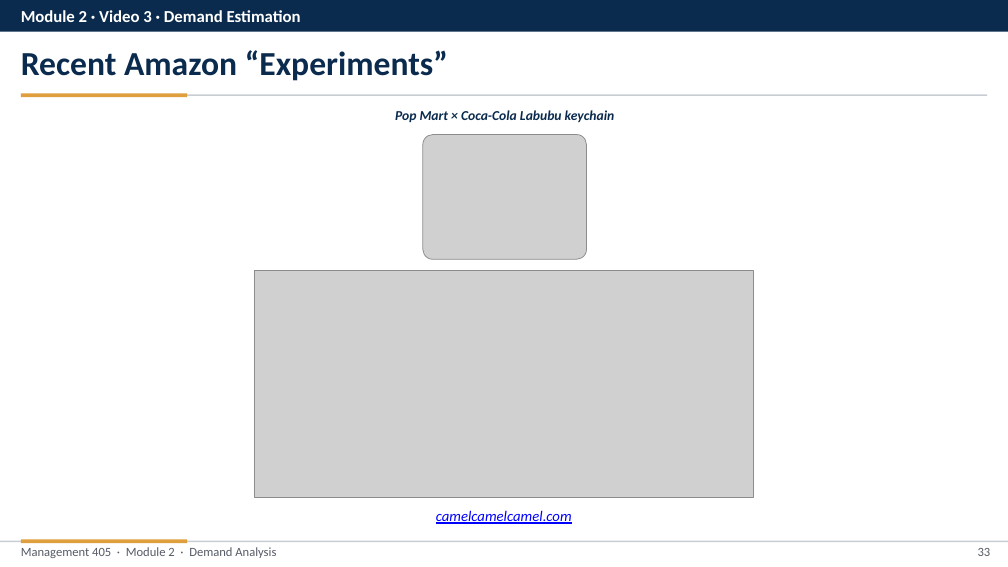
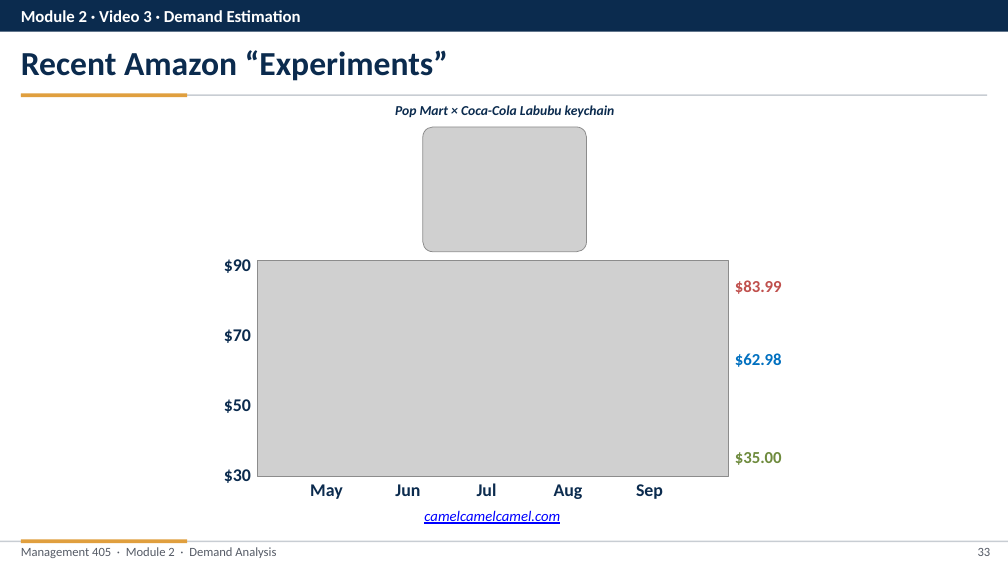
Before and after one commit to nvoigtla/Teaching, a slide deck: slide 33 of 405 Slide Revisions 2026/Module 2/Module 2 - Video Part Revised.pptx. Drawn at 1008x567 pixels with LibreOffice and Linux fonts; fonts in the diff are those of the drawing; grey boxes stand for pictures. Boxes give left, top, right and bottom in pixels: in the first picture for what was removed or moved away, otherwise in the second. Text is boxed around its words. In the diff, an @@ line names an element or a change of style, - is before the commit and + after.

```diff
--- a/405 Slide Revisions 2026/Module 2/Module 2 - Video Part Revised.pptx
+++ b/405 Slide Revisions 2026/Module 2/Module 2 - Video Part Revised.pptx
@@ text "Pop Mart × Coca-Cola Labubu ...": place and size @@
-text "Pop Mart × Coca-Cola Labubu ..." at box(395, 110, 615, 122)
+text "Pop Mart × Coca-Cola Labubu ..." at box(395, 105, 615, 117)
@@ picture: place and size @@
-picture at box(423, 135, 587, 259)
+picture at box(423, 127, 587, 252)
@@ text added at box(224, 259, 251, 273), 17 pt, text #0B2B4E, bold @@
+$90
@@ picture: place and size @@
-picture at box(255, 271, 754, 497)
+picture at box(257, 261, 728, 476)
@@ text added at box(735, 280, 782, 294), 16 pt, text #C0504D, bold @@
+$83.99
@@ text added at box(224, 329, 251, 343), 17 pt, text #0B2B4E, bold @@
+$70
@@ text added at box(735, 353, 782, 367), 16 pt, text #0070C0, bold @@
+$62.98
@@ text added at box(224, 399, 251, 413), 17 pt, text #0B2B4E, bold @@
+$50
@@ text added at box(224, 469, 251, 483), 17 pt, text #0B2B4E, bold @@
+$30
@@ text added at box(735, 452, 782, 465), 16 pt, text #6E8B3D, bold @@
+$35.00
@@ text added at box(310, 484, 343, 499), 17 pt, text #0B2B4E, bold @@
+May
@@ text "camelcamelcamel.com": place and size @@
-text "camelcamelcamel.com" at box(436, 510, 572, 524)
+text "camelcamelcamel.com" at box(424, 510, 560, 524)
@@ text added at box(395, 484, 420, 496), 17 pt, text #0B2B4E, bold @@
+Jun
@@ text added at box(477, 483, 497, 496), 17 pt, text #0B2B4E, bold @@
+Jul
@@ text added at box(554, 484, 583, 499), 17 pt, text #0B2B4E, bold @@
+Aug
@@ text added at box(636, 484, 663, 499), 17 pt, text #0B2B4E, bold @@
+Sep
```
Also in this commit, not shown: 5 other files.
